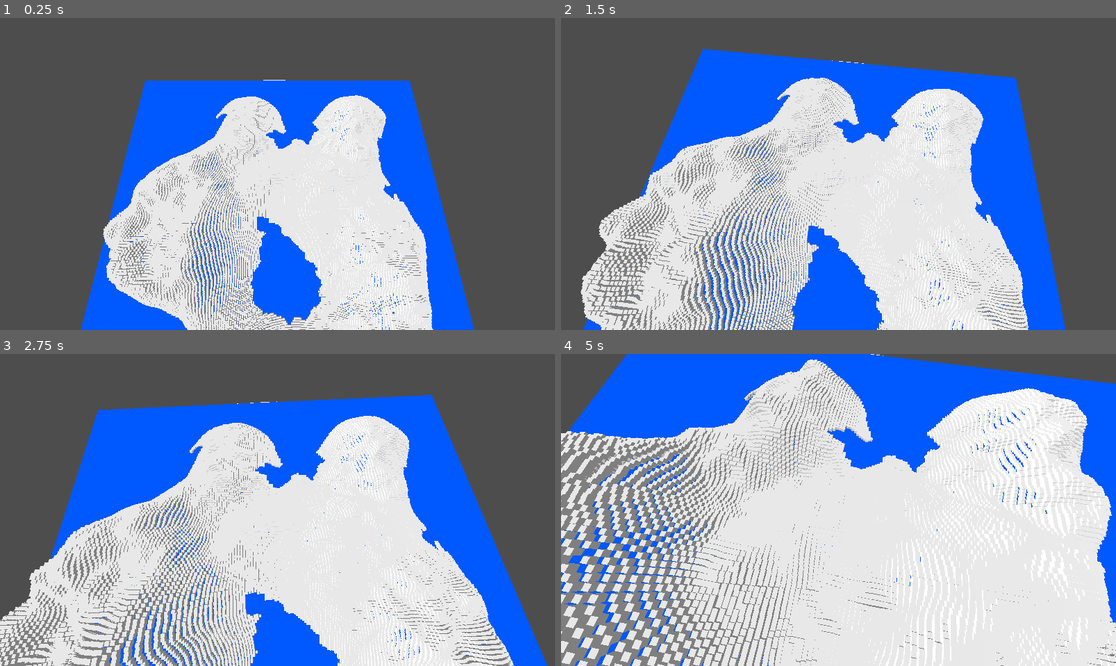
Above: before the commit, frames 1-4 (two rows, left to right).
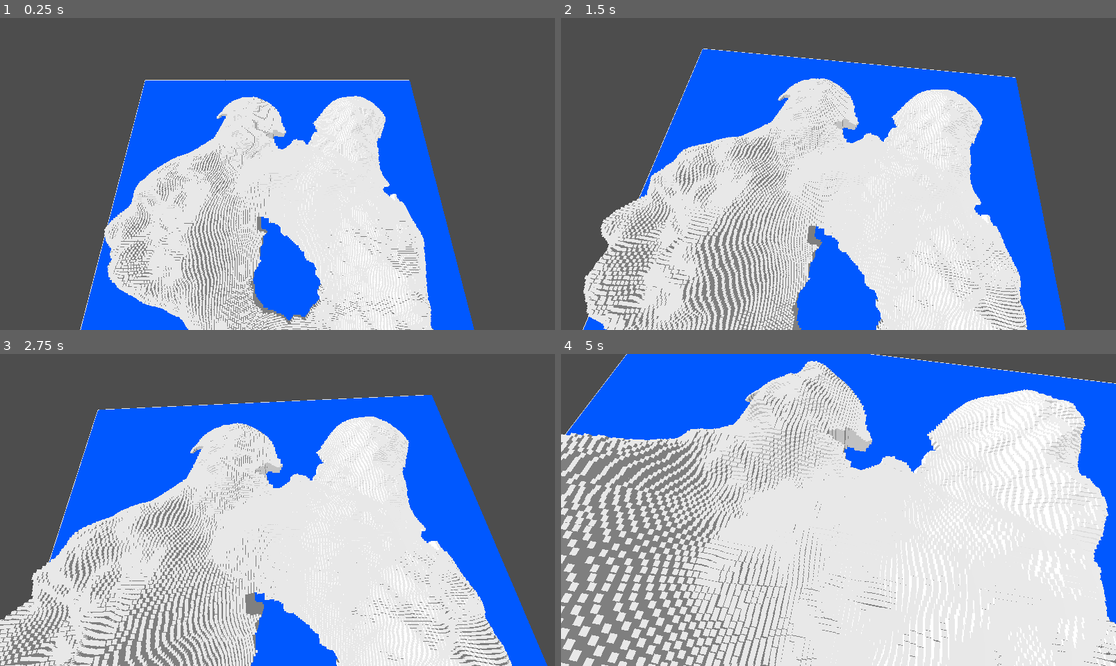
Above: after the commit, the same moments.

Repository: Pix3lAssassin/WorldSim
Game: Godot game, scene res://Scenes/world.tscn
The game is run twice, just before and just after one commit, with the same random seed, the same clock (stepped at 60 frames per second) and the same inputs.
Inputs (mouse positions are in pixels of both pictures, inside the frame that each line leads up to):
- Up to frame 1 (0.25 s): no input
- Up to frame 2 (1.5 s): tap Enter at 0.5 s; move the mouse to (866, 174) at 0.52 s; hold Shift 0.53-1.28 s; hold W from 0.53 s (still down); move the mouse to (810, 174) at 1.27 s; tap Alt at 1.35 s
- Up to frame 3 (2.75 s): keep holding W; move the mouse to (288, 503) at 2.02 s; hold E from 2.03 s (still down)
- Up to frame 4 (5 s): keep holding W; move the mouse to (832, 516) at 2.77 s; release E at 2.78 s; tap Q at 2.85 s; move the mouse to (877, 513) at 3.52 s; hold Shift 3.53-4.28 s; move the mouse to (794, 506) at 4.27 s; tap Alt at 4.35 s

The runs differ from the first frame. In frame 1, 5.2% of the frame differs, in the area x 14-79%, y 19-100%; in frame 2, 9.7%; in frame 3, 10%; in frame 4, 20%, in the area x 0-100%, y 0-100%.

Commit message:
added comments and removed gaps in cube terrain

Diff:
--- a/Scenes/box.tscn
+++ b/Scenes/box.tscn
@@ -11,4 +11,5 @@
 script = ExtResource("1_xkb4e")
 
 [node name="MeshInstance3D" type="MeshInstance3D" parent="." unique_id=246103335]
+transform = Transform3D(1, 0, 0, 0, 1, 0, 0, 0, 1, 0, -0.5, 0)
 mesh = SubResource("BoxMesh_egeqm")
--- a/Scripts/MapGenerator.gd
+++ b/Scripts/MapGenerator.gd
@@ -8,6 +8,7 @@
 @export var width = 256
 @export var height = 256
 @export var step = 127
+# Depth in pixel colors 0-255
 @export var oceanDepth: float = 16.0
 @export var worldBoundaryStrength = 0.1
 @export var worldBoundaryVariance = 0.02
@@ -53,47 +54,56 @@
 	heightNoise.frequency = landFrequency * 0.0075
 	#heightNoise.frequency = 0.1
 
+	# Percentage of height for land and ocean
 	var oceanDetail: float = 1.0 / (256.0 / oceanDepth)
 	var landDetail: float = 1.0 - oceanDetail
 
+	# Arrays to store height/pixel data
 	var continentMaskData = PackedByteArray()
 	var continentNoiseData = PackedByteArray()
 	var combinedNoiseData = PackedByteArray()
+
+	# Loop to calculate land mask
 	for y in height:
 		for x in width:
 			var xZeroDist = x / float(width)
 			var xMaxDist = 1 - x / float(width)
 			var yZeroDist = y / float(height)
 			var yMaxDist = 1 - y / float(height)
+			# Calculate the distance to the closest edge of the current pixel location
 			var closestEdgeDist = minf(minf(xZeroDist, xMaxDist), minf(yZeroDist, yMaxDist))
 			closestEdgeDist = maxf(0, closestEdgeDist + rng.get_noise_2d(x, y) * worldBoundaryVariance)
 
-
-
+			# Store noise values for debug (Noise values generally between -1 and 1)
 			var val: float = continentNoise.get_noise_2d(x, y)
 			continentNoiseData.append(val * 127 + 127)
 
+			# Calculate height value of pixel with falloff for map border taken into account
 			var bump = (val * 127 + 127) * minf(closestEdgeDist * (1 / worldBoundaryStrength), 1)
 
-			# Continent mask
+
 			if step >= 0:
 
+				# Continent mask
 				var result = 0
 				if bump > step:
 					result = 255
-
 
 				continentMaskData.append(result)
 			else:
 				continentMaskData.append(bump)
 
-	var minSize = 128
+	# Save continent mask
 	var continentMaskImage = Image.create_from_data(width, height, false, Image.FORMAT_L8, continentMaskData)
 	continentMaskImage.save_png("res://Textures/Noise/continentMask.png")
+
+	# Resize image for blurring/smoothing
+	var minSize = 128
 	continentMaskImage.resize(minSize, minSize)
 	var maskData = continentMaskImage.get_data()
 	var finalMaskData = PackedByteArray()
 
+	# Blur downsized image
 	var blurSize: float = 25.0
 	var blurOffset: int = blurSize / 2
 	var blurIntensity: float = 1.0 / (blurSize * blurSize)
@@ -102,6 +112,7 @@
 		for x in continentMaskImage.get_width():
 			var b: float = 0.0
 
+			# Blur kernel loop
 			for m in range(-blurOffset, blurOffset + 1):
 				for n in range(-blurOffset, blurOffset + 1):
 					var c = clamp(y + m, 0, continentMaskImage.get_height() - 1)
@@ -113,11 +124,12 @@
 
 			finalMaskData.append(b)
 
+	# Resize image to initial size and save it
 	continentMaskImage.set_data(minSize, minSize, false, Image.FORMAT_L8, finalMaskData)
 	continentMaskImage.resize(height, width, Image.INTERPOLATE_CUBIC)
 	continentMaskImage.save_png("res://Textures/Noise/continentMaskBlurred.png")
 
-	var heightNoiseData = PackedByteArray()
+	# Find min and max for normalizing land noise
 	var minNoise = 1;
 	var maxNoise = -1;
 	for y in height:
@@ -128,6 +140,8 @@
 			if heightVal > maxNoise:
 				maxNoise = heightVal
 
+	# Calculate normalized heights
+	var heightNoiseData = PackedByteArray()
 	var noiseDist = 1 / (maxNoise - minNoise)
 	for y in height:
 		for x in width:
@@ -136,6 +150,7 @@
 			var landHeight: float = clampf(heightVal * 256, 0, 255)
 			heightNoiseData.append(landHeight)
 
+	# Combine mask, slope blur, and final noise texture for combined heightmap
 	for y in height:
 		for x in width:
 			var index = y * width + x
@@ -152,7 +167,7 @@
 
 			combinedNoiseData.append(finalHeight)
 
-
+	# Save remaining heightmaps for debug
 	var continentNoiseImage = Image.create_from_data(width, height, false, Image.FORMAT_L8, continentNoiseData)
 	continentNoiseImage.save_png("res://Textures/Noise/continentNoise.png")
 
@@ -164,8 +179,9 @@
 
 	var imageTexture = ImageTexture.create_from_image(combinedNoiseImage)
 
-	#get_parent().get_child(0).get_surface_override_material(0).set_texture(StandardMaterial3D.TEXTURE_ALBEDO,wWWWWWWWWWWWWWWWWWWw imageTexture)
+	processErosion(combinedNoiseData)
 
+	# Generate 3D cube terrain from heightmap
 	for y in height:
 		for x in width:
 			var tile = BOX_TILE.instantiate()
@@ -173,6 +189,9 @@
 			tile.init(x, y, width, height, combinedNoiseData.get(y * width + x), oceanDepth)
 			add_child(tile)
 
+func processErosion (heightMap: PackedByteArray):
+	pass # To do
+
 # Called every frame. 'delta' is the elapsed time since the previous frame.
 func _process(delta):
 	pass
--- a/Scripts/boxTile.gd
+++ b/Scripts/boxTile.gd
@@ -14,4 +14,4 @@
 func init(locX: int, locY: int, sizeX: int, sizeY, elevation: float, oceanDepth) -> void:
 	position.x = locX - sizeX / 2
 	position.z = locY - sizeY / 2
-	position.y = elevation / 4 - oceanDepth / 4 - 0.5
+	scale.y = (elevation / 4 - oceanDepth / 4 - 0.5) * -1
